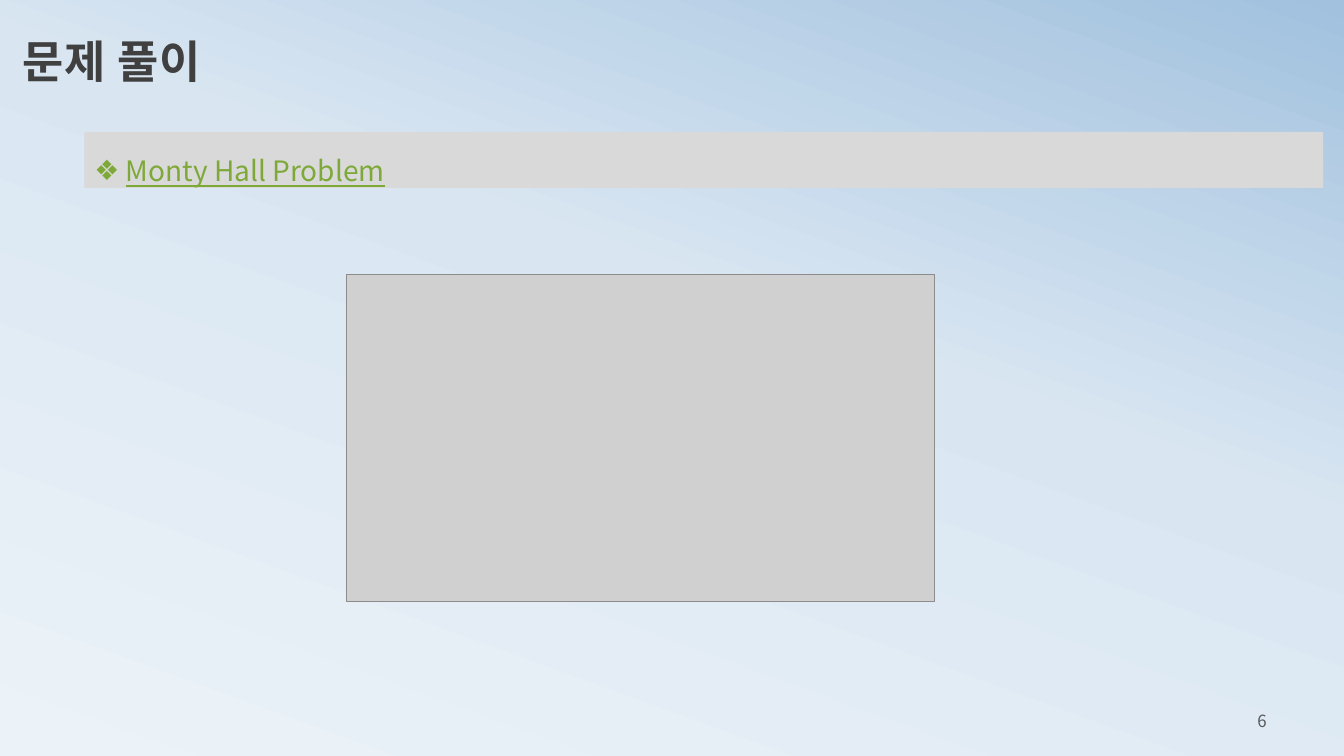
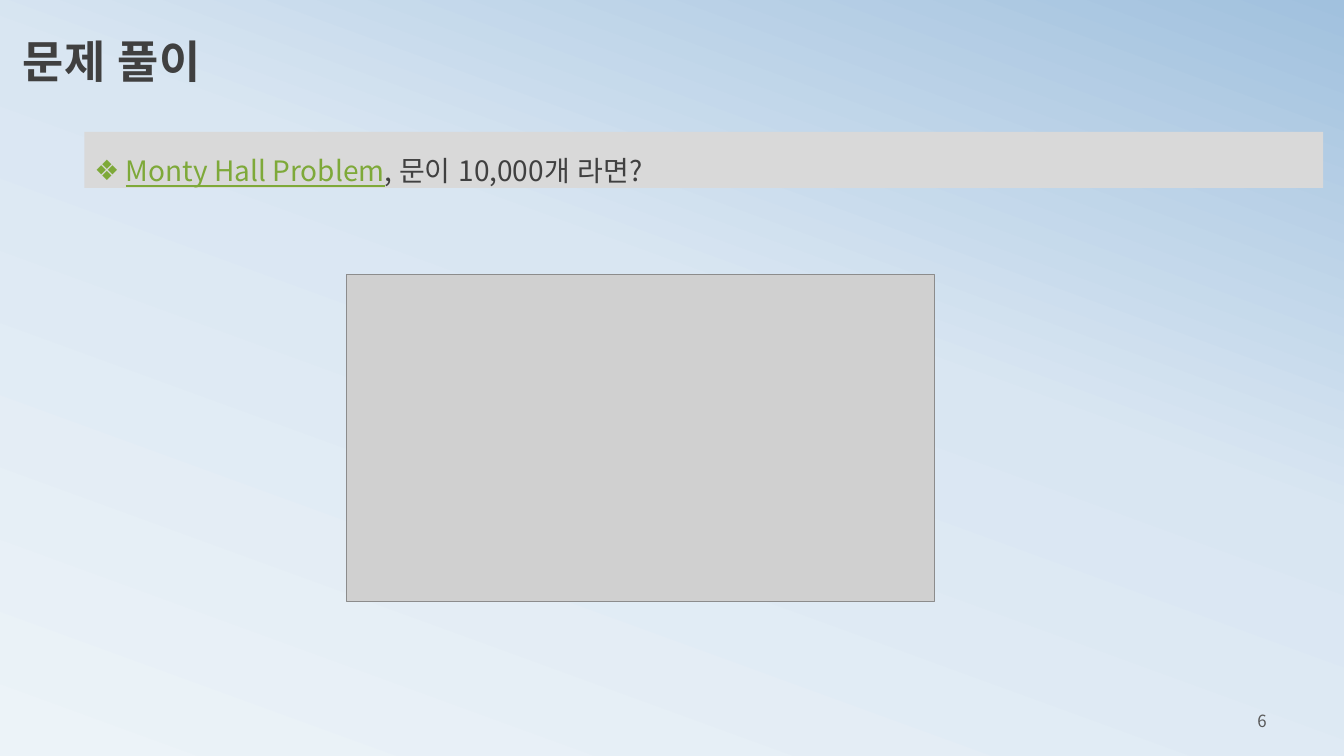
Before and after one commit to ancestor9/mathematics-for-machine-learning, a slide deck: slide 6 of 5_Montecarlo Simulation.pptx. Drawn at 1344x756 pixels with LibreOffice and Linux fonts; fonts in the diff are those of the drawing; grey boxes stand for pictures. Boxes give left, top, right and bottom in pixels: in the first picture for what was removed or moved away, otherwise in the second. Text is boxed around its words. In the diff, an @@ line names an element or a change of style, - is before the commit and + after.

```diff
--- a/5_Montecarlo Simulation.pptx
+++ b/5_Montecarlo Simulation.pptx
@@ text in rectangle at <box>126,158,643,188</box>: text changed @@
-❖ Monty Hall Problem
+❖ Monty Hall Problem, 문이 10,000개 라면?
```
Also in this commit, not shown: 2 other slides changed, 1 slide added, 1 other file.
